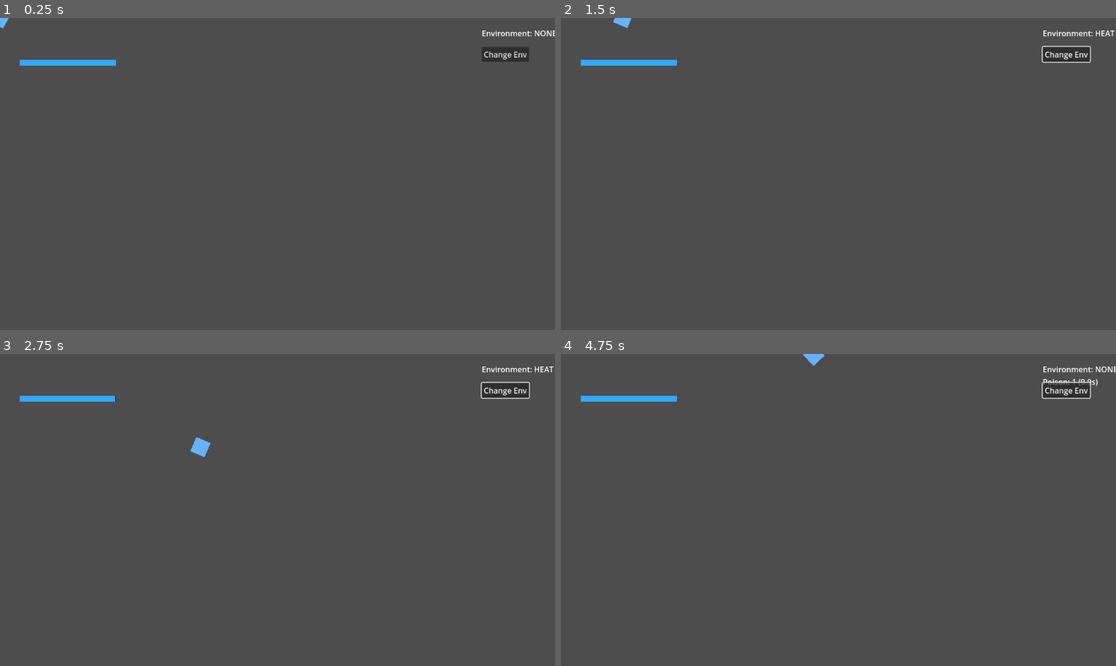
Above: before the commit, frames 1-4 (two rows, left to right).
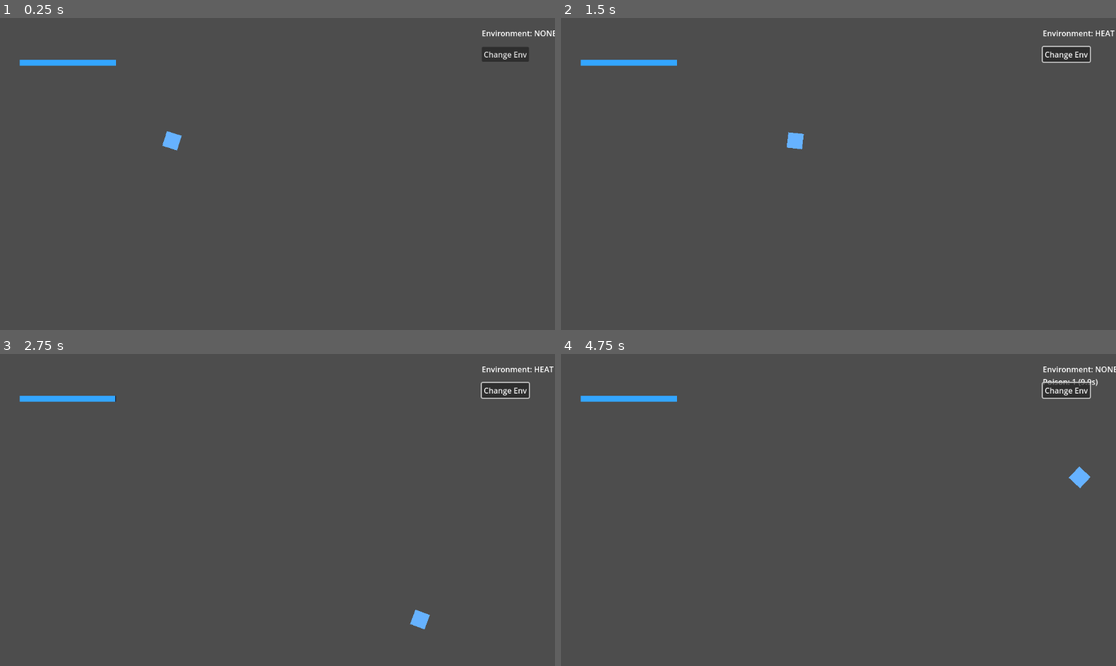
Above: after the commit, the same moments.

Repository: chimoochi/flash-fire
Game: Godot game, scene res://levels/level1_5.tscn
Two runs of this game, one before a commit and one after it. Both use one fixed random seed, a clock stepped at 60 frames per second and the inputs below. This scene is started directly instead of the project's main scene.
Inputs (mouse positions are in pixels of both pictures, inside the frame that each line leads up to):
- Up to frame 1 (0.25 s): no input
- Up to frame 2 (1.5 s): click "Change Env" at 0.5 s; tap Enter at 1.25 s; move the mouse to (960, 158) at 1.27 s; hold D (MoveRight) from 1.28 s (still down); tap Q (Dash) at 1.35 s; click (960, 158) at 1.42 s
- Up to frame 3 (2.75 s): move the mouse to (166, 525) at 2.02 s; release D (MoveRight) at 2.03 s; hold S (MoveDown) from 2.03 s (still down); tap Shift (Sprint) at 2.1 s
- Up to frame 4 (4.75 s): move the mouse to (894, 441) at 2.77 s; release S (MoveDown) at 2.78 s; hold D (MoveRight) 2.78-3.53 s; hold Space (shoot) 2.78-3.53 s; move the mouse to (810, 572) at 3.52 s; hold W (MoveUp) 3.53-4.28 s; tap Enter at 3.6 s; click (810, 572) at 3.67 s; move the mouse to (1005, 556) at 4.27 s; hold A (MoveLeft) from 4.28 s (still down); tap E at 4.35 s

The runs differ from the first frame. In frame 1, 0.2% of the frame differs, in the area x 0-33%, y 0-43%; in frame 2, 0.2%; in frame 3, 0.3%, in the area x 34-78%, y 26-89%; in frame 4, 0.2%.
Error in both runs: Invalid access to property or key 'PlayerState' on a base object of type 'CharacterBody2D (minigame_player.gd)'. (res://core/services/Enviormentservice.gd:148)

Commit message:
minigame

Diff:
--- a/GodotGame/levels/level1_5.tscn
+++ b/GodotGame/levels/level1_5.tscn
@@ -7,4 +7,4 @@
 script = ExtResource("1_stage")
 
 [node name="MinigamePlayer" parent="." instance=ExtResource("2_mgplayer")]
-position = Vector2(0, 0)
+position = Vector2(357, 255)
--- a/GodotGame/player/minigame_player.gd
+++ b/GodotGame/player/minigame_player.gd
@@ -1,9 +1,9 @@
 extends CharacterBody2D
 
-var MAX_SPEED = 300.0
+var MAX_SPEED = 500.0
 var SPRINT_SPEED = 600.0
 var ACCELERATION = 3000.0
-var FRICTION = 4000.0
+var FRICTION = 3000.0
 
 const SPRINT_STAMINA_DRAIN = 15.0
 const STAMINA_REGEN_RATE = 20.0
